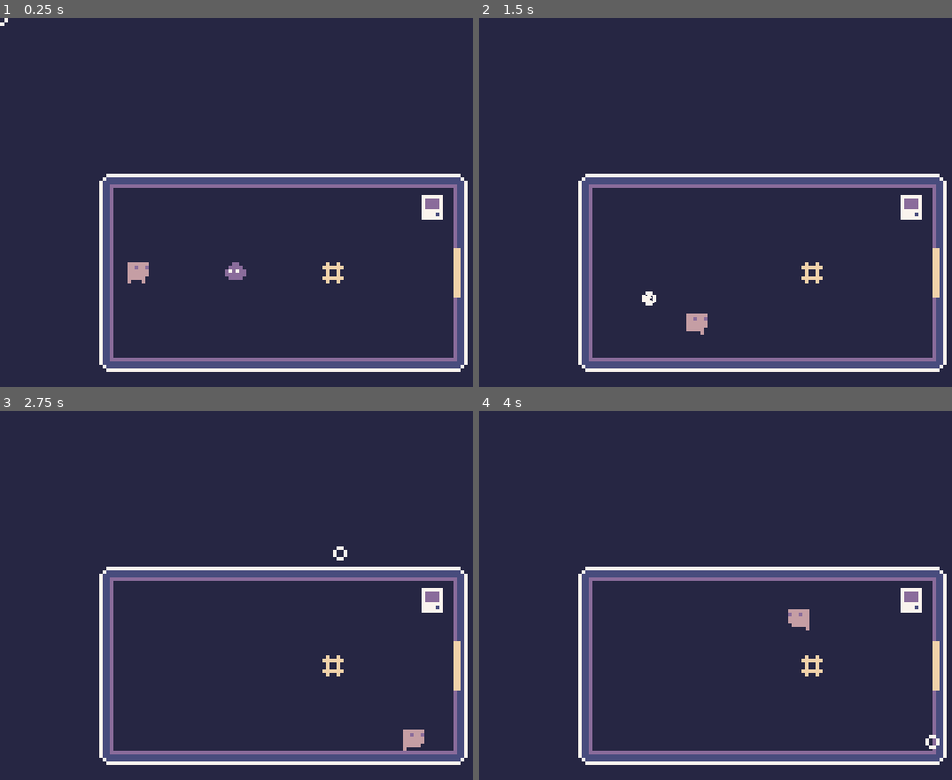
Above: before the commit, frames 1-4 (two rows, left to right).
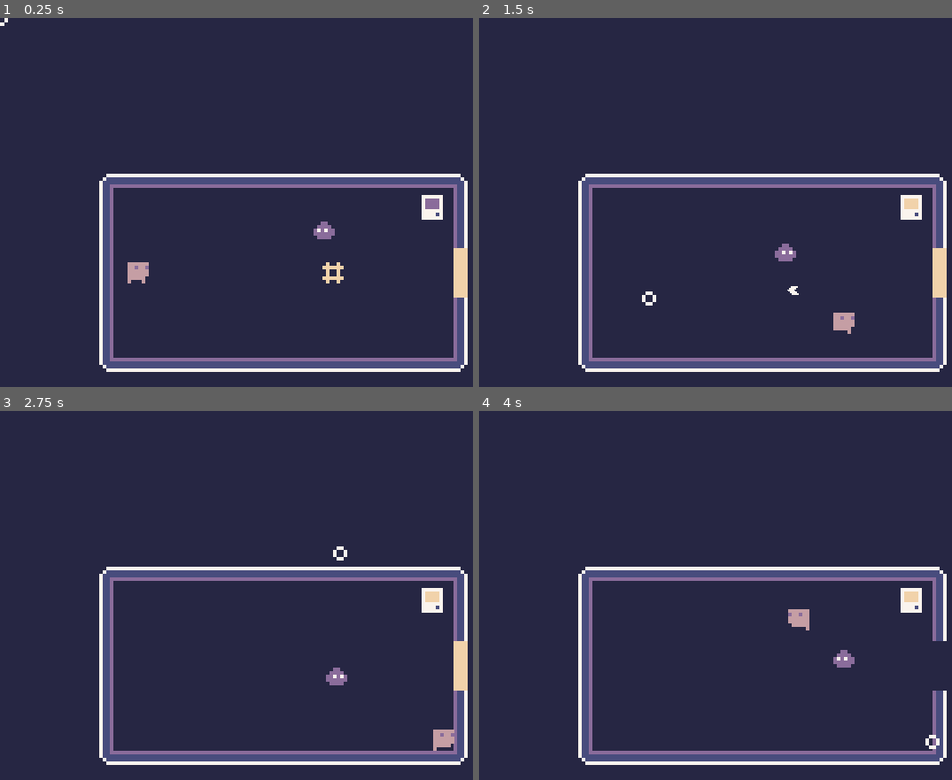
Above: after the commit, the same moments.

Repository: tOmoness/null
Game: Godot game, scene res://Levels/Tutorial/Tutorial_3.tscn
Same seed, same stepped clock (60 frames per second), same inputs: the game is played once before the commit and once after it. This scene is started directly instead of the project's main scene. Sound files missing from this copy of the repository are replaced by a short silence.
Inputs (mouse positions are in pixels of both pictures, inside the frame that each line leads up to):
- Up to frame 1 (0.25 s): no input
- Up to frame 2 (1.5 s): move the mouse to (885, 246) at 0.52 s; hold Right (ui_right) 0.53-1.28 s; click (885, 246) at 0.6 s; move the mouse to (649, 298) at 1.27 s; hold Down (ui_down) from 1.28 s (still down); click (649, 298) at 1.35 s
- Up to frame 3 (2.75 s): move the mouse to (340, 554) at 2.02 s; release Down (ui_down) at 2.03 s; hold Right (ui_right) from 2.03 s (still down); click (340, 554) at 2.1 s
- Up to frame 4 (4 s): move the mouse to (734, 768) at 2.77 s; release Right (ui_right) at 2.78 s; hold Up (ui_up) 2.78-3.53 s; click (734, 768) at 2.85 s; move the mouse to (933, 743) at 3.52 s; hold Left (ui_left) from 3.53 s (still down); click (933, 743) at 3.6 s

The runs differ from the first frame. In frame 1, 0.5% of the frame differs, in the area x 47-99%, y 55-76%; in frame 2, 1.1%, in the area x 35-99%, y 48-86%; in frame 3, 1.0%; in frame 4, 0.8%.

Commit message:
Make doors wider.

Diff:
--- a/Levels/Tutorial/Tutorial_3.tscn
+++ b/Levels/Tutorial/Tutorial_3.tscn
@@ -223,5 +223,5 @@
 position = Vector2( 94, 72 )
 
 [node name="Enemy" parent="." instance=ExtResource( 6 )]
-position = Vector2( 69, 70 )
+position = Vector2( 94, 58 )
 [connection signal="body_entered" from="Code" to="Computer" method="_on_Code_body_entered"]
Binary file changed: Assets/doors.png
